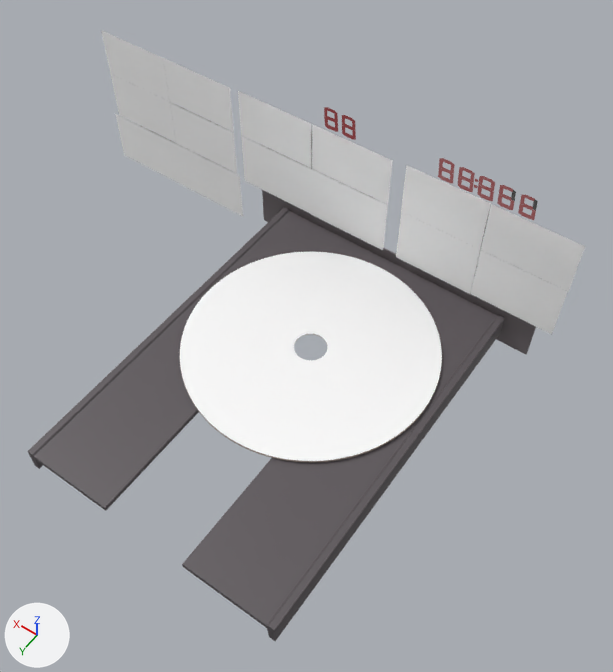
The glTF model 3dplayer/model/saeCdPlayer.glb: old version first, new version second.
Rendered twice from a 50 mm lens placed at (-3.13, 2.37, 4.73), pointed at (-0.82, -0.86, -0.34). Lighting does not change. The marker at lower left points along +X, +Y and +Z. Where no turn or scale is listed for an object, it has been applied to the vertices.

In view in the first picture: 'ButtonFastForward', 'ButtonNext', 'ButtonOpen', 'ButtonPause', 'ButtonPlay', 'ButtonPrev', 'ButtonRepeatAll', 'ButtonRewind', 'ButtonTimeMode', 'ButtonVolDown', 'cd', 'cdTray'.
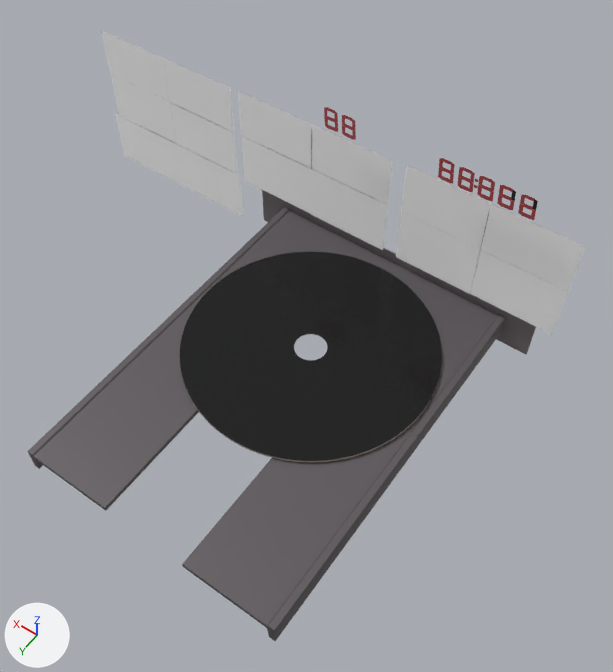
Pixel boxes [x1, y1, x2, y2] of what changed, in the pictures (613 x 672 px):
```json
{"object": "cd", "change": "recoloured", "before": [180, 252, 442, 462], "after": [180, 252, 442, 462], "on screen": "white to black"}
```

Scene script edits in JSON lines:
```json
{"op": "set", "path": "mat_cd.base_color", "old": "(1.0, 1.0, 1.0)", "new": "(0.0, 0.0, 0.0)", "note": "white #ffffff -> black #000000"}
```
